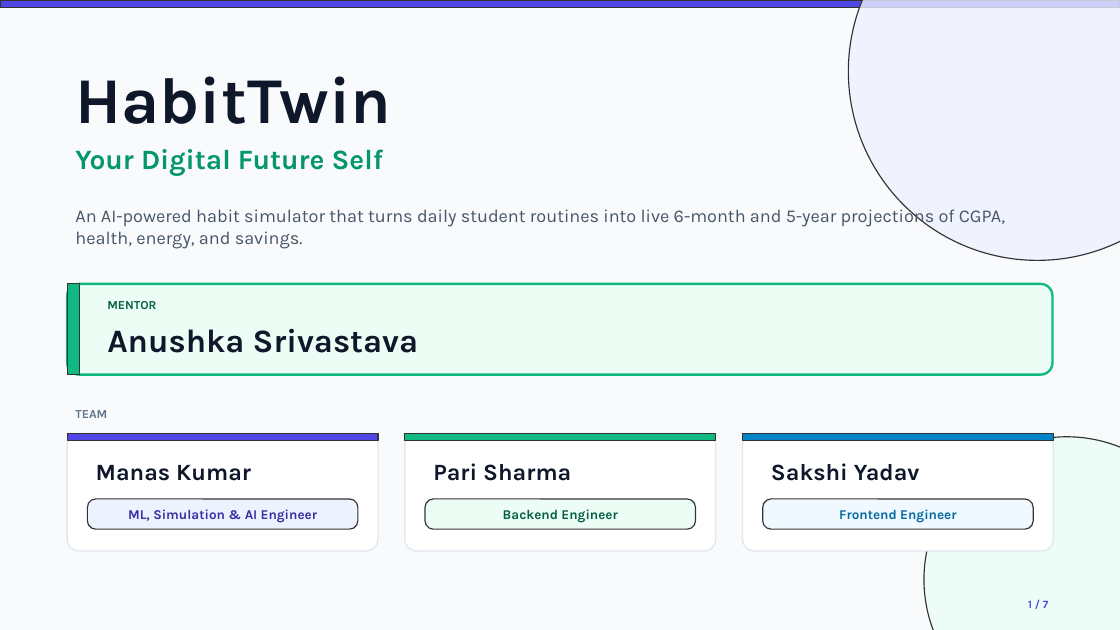
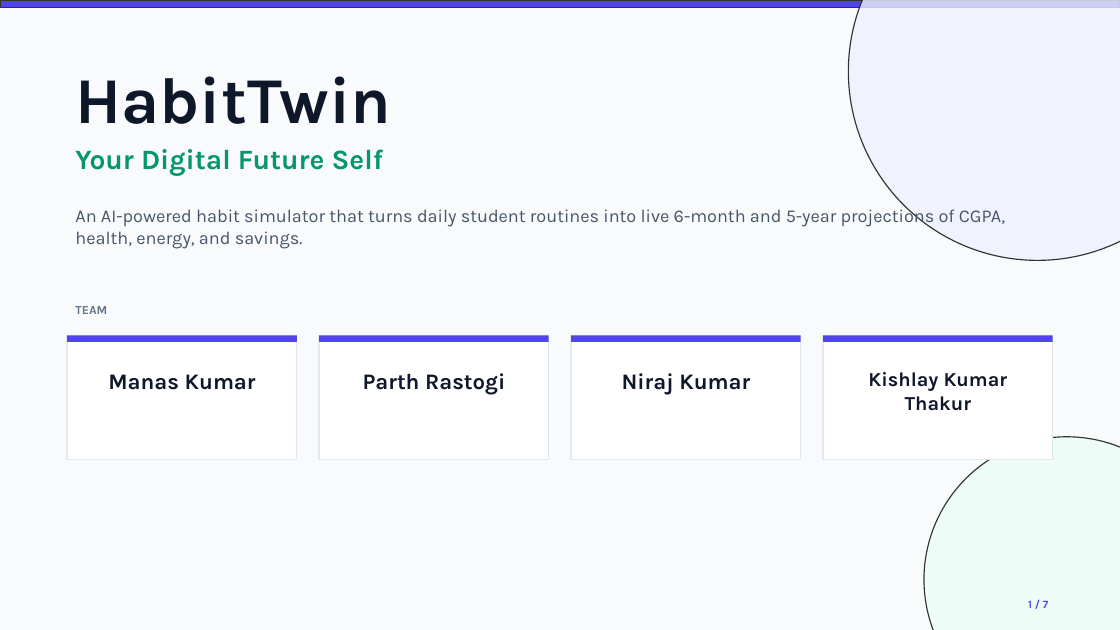
Before and after one commit to manas-3321/HabitTwin, a slide deck: slide 1 of HabitTwin_Presentation.pptx. Drawn at 1120x630 pixels with LibreOffice and Linux fonts; fonts in the diff are those of the drawing. Boxes give left, top, right and bottom in pixels: in the first picture for what was removed or moved away, otherwise in the second. Text is boxed around its words. In the diff, an @@ line names an element or a change of style, - is before the commit and + after.

```diff
--- a/HabitTwin_Presentation.pptx
+++ b/HabitTwin_Presentation.pptx
@@ text "TEAM": place and size @@
-text "TEAM" at [75,410,107,418]
+text "TEAM" at [75,306,107,314]
@@ rounded rectangle removed at [67,284,1053,375] @@
@@ rectangle removed at [67,284,80,375] @@
@@ text removed at [107,301,156,309] @@
-MENTOR
@@ text removed at [107,328,419,353] @@
-Anushka Srivastava
@@ rectangle added at [67,335,297,460], fill #FFFFFF, outline #E2E8F0 1.2 pt @@
@@ rectangle added at [67,335,297,342], fill #4F46E5 @@
@@ rectangle added at [319,335,549,460], fill #FFFFFF, outline #E2E8F0 1.2 pt @@
@@ rectangle added at [319,335,549,342], fill #4F46E5 @@
@@ rectangle added at [571,335,801,460], fill #FFFFFF, outline #E2E8F0 1.2 pt @@
@@ rectangle added at [571,335,801,342], fill #4F46E5 @@
@@ rectangle added at [823,335,1053,460], fill #FFFFFF, outline #E2E8F0 1.2 pt @@
@@ rectangle added at [823,335,1053,342], fill #4F46E5 @@
@@ text "Manas Kumar": place and size @@
-text "Manas Kumar" at [96,465,251,481]
+text "Manas Kumar" at [108,374,256,390]
@@ text "Manas Kumar" at [108,374,256,390]: size 20 to 19 pt; alignment left to centre; vertical alignment middle to top @@
@@ text added at [363,373,505,395], 19 pt, text #0F172A, bold @@
+Parth Rastogi
@@ text added at [622,373,750,395], 19 pt, text #0F172A, bold @@
+Niraj Kumar
@@ text added at [868,372,1008,411], 17 pt, text #0F172A, bold @@
+Kishlay Kumar Thakur
@@ rounded rectangle removed at [67,434,378,551] @@
@@ rectangle removed at [67,434,378,440] @@
@@ rounded rectangle removed at [405,434,716,551] @@
@@ rectangle removed at [405,434,716,440] @@
@@ rounded rectangle removed at [743,434,1054,551] @@
@@ rectangle removed at [743,434,1054,440] @@
@@ text removed at [433,463,571,481] @@
-Pari Sharma
@@ text removed at [771,463,920,481] @@
-Sakshi Yadav
@@ rounded rectangle removed at [87,499,358,529] @@
@@ text removed at [128,509,317,523] @@
-ML, Simulation & AI Engineer
@@ rounded rectangle removed at [425,499,696,529] @@
@@ text removed at [503,509,617,523] @@
-Backend Engineer
@@ rounded rectangle removed at [763,499,1033,529] @@
@@ text removed at [839,509,956,523] @@
-Frontend Engineer
```
Also in this commit, not shown: 5 other slides changed, 28 other files.
